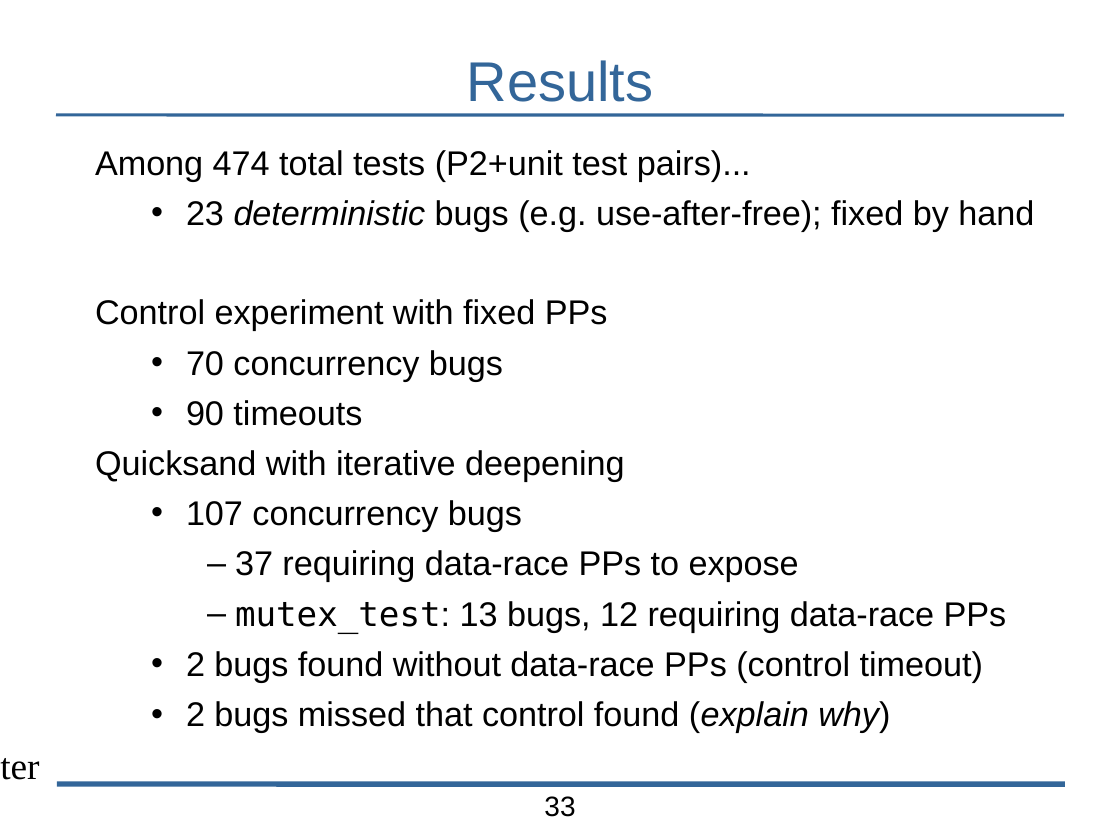
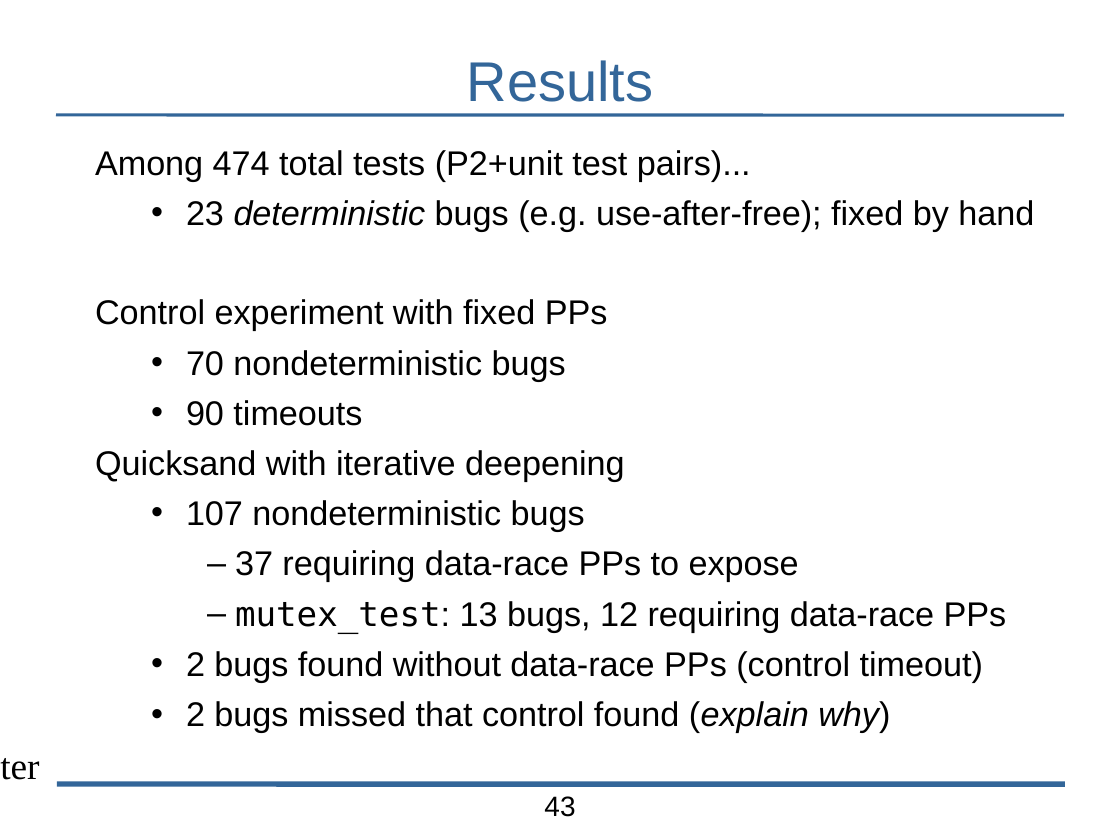
Before and after one commit to bblum/talks, a slide deck: slide 43 of pdl-retreat/2015/pdl-talk.odp (slide 33 before the commit). Drawn at 1120x840 pixels with LibreOffice and Linux fonts; fonts in the diff are those of the drawing; background and template pictures are left out. Boxes give left, top, right and bottom in pixels: in the first picture for what was removed or moved away, otherwise in the second. Text is boxed around its words. In the diff, an @@ line names an element or a change of style, - is before the commit and + after.

```diff
--- a/pdl-retreat/2015/pdl-talk.odp
+++ b/pdl-retreat/2015/pdl-talk.odp
@@ text at (186, 350, 566, 381): text changed @@
-  • 70 concurrency bugs
+  • 70 nondeterministic bugs
@@ text at (186, 500, 585, 532): text changed @@
-  • 107 concurrency bugs
+  • 107 nondeterministic bugs
@@ page number at (544, 796, 575, 817): text changed @@
-33
+43
```
Also in this commit, not shown: 10 other slides changed, 5 slides added, 3 slides removed, 1 other file.
